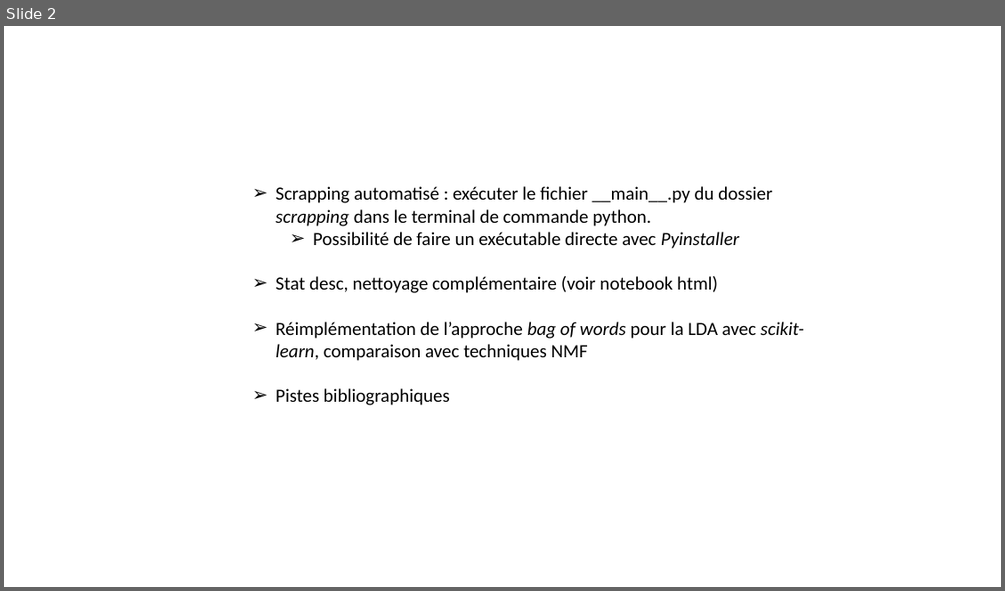
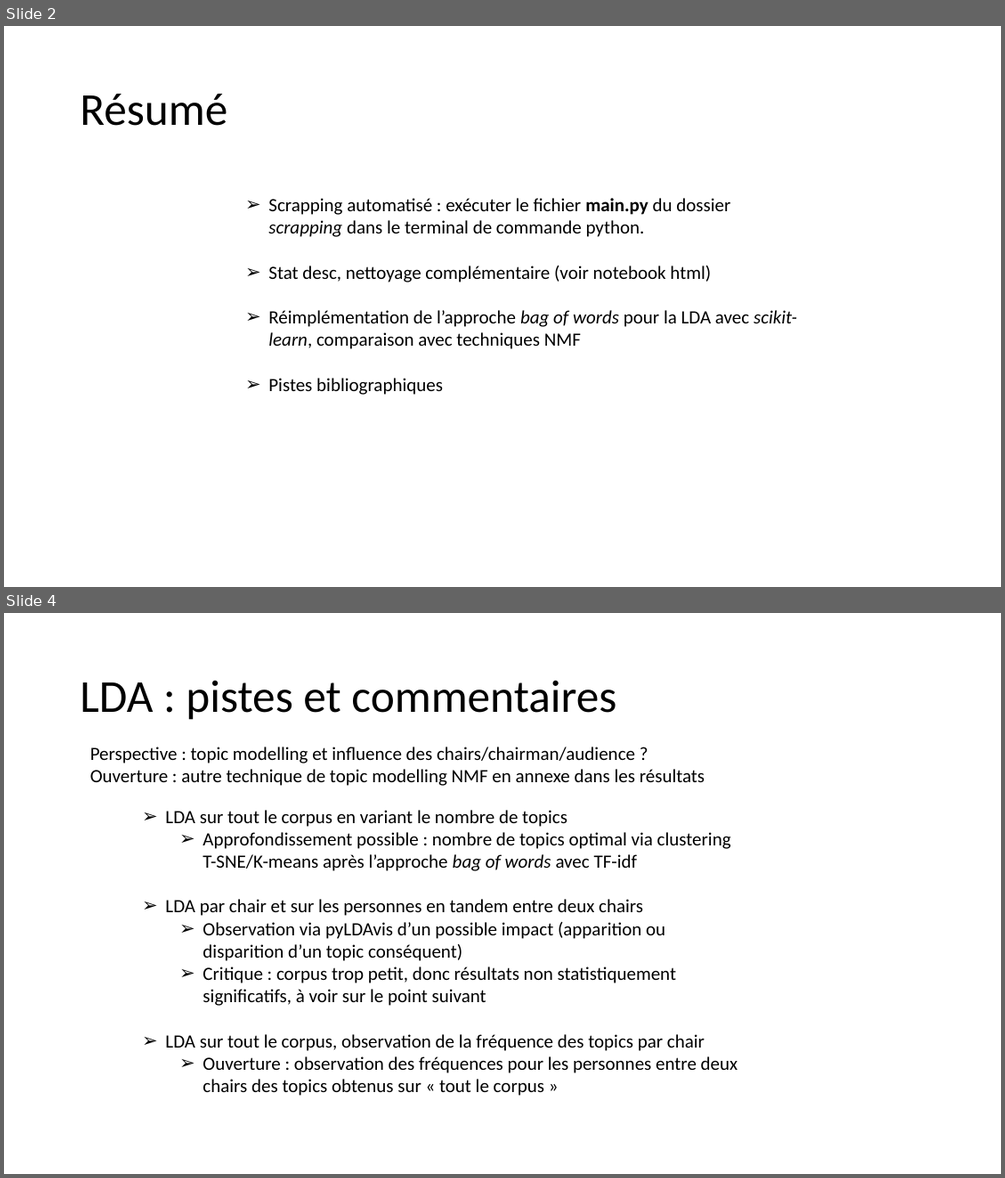
Before and after one commit to erialc-cal/NLP-FOMC, a slide deck: Pour_reu/reu1.pptx. Shown one above the other, each under a label of ours: slide 2 before the commit, slides 2 and 4 after it; the slides between them are not shown. The pictures are 1005x591 and 1005x1178 pixels, drawn with LibreOffice and Linux fonts; fonts in the diff are those of the drawing. Boxes give left, top, right and bottom in pixels: in the first picture for what was removed or moved away, otherwise in the second. Text is boxed around its words. In the diff, an @@ line names an element or a change of style, - is before the commit and + after.

```diff
--- a/Pour_reu/reu1.pptx
+++ b/Pour_reu/reu1.pptx
@@ slide 4 added at (4,613,1001,1174), background #FFFFFF @@
@@ title added at (80,680,616,720), 44 pt, text #000000 @@
+LDA : pistes et commentaires
@@ text added at (90,747,704,786), 18 pt, text #000000 @@
+Perspective : topic modelling et influence des chairs/chairman/audience ?
+Ouverture : autre technique de topic modelling NMF en annexe dans les résultats
@@ text added at (165,810,738,1095), 18 pt, text #000000 @@
+➢ LDA sur tout le corpus en variant le nombre de topics
+  ➢ Approfondissement possible : nombre de topics optimal via clustering T-SNE/K-means après l’approche bag of words avec TF-idf
+➢ LDA par chair et sur les personnes en tandem entre deux chairs
+  ➢ Observation via pyLDAvis d’un possible impact (apparition ou disparition d’un topic conséquent)
+  ➢ Critique : corpus trop petit, donc résultats non statistiquement significatifs, à voir sur le point suivant
+➢ LDA sur tout le corpus, observation de la fréquence des topics par chair
+  ➢ Ouverture : observation des fréquences pour les personnes entre deux chairs des topics obtenus sur « tout le corpus »
@@ slide 2 changed as well @@
@@ title added at (80,94,227,126), 44 pt, text #000000 @@
+Résumé
@@ text "Scrapping automatisé : exécuter le ...": place and size @@
-text "Scrapping automatisé : exécuter le ..." at (275,186,804,405)
+text "Scrapping automatisé : exécuter le ..." at (268,198,797,394)
@@ text at (268,198,730,237): text changed @@
-➢ Scrapping automatisé : exécuter le fichier __main__.py du dossier scrapping dans le terminal de commande python.
-  ➢ Possibilité de faire un exécutable directe avec Pyinstaller
+➢ Scrapping automatisé : exécuter le fichier main.py du dossier scrapping dans le terminal de commande python.
```
Also in this commit, not shown: 5 other slides changed, 7 other slides added, 3 slides removed, 46 other files.
